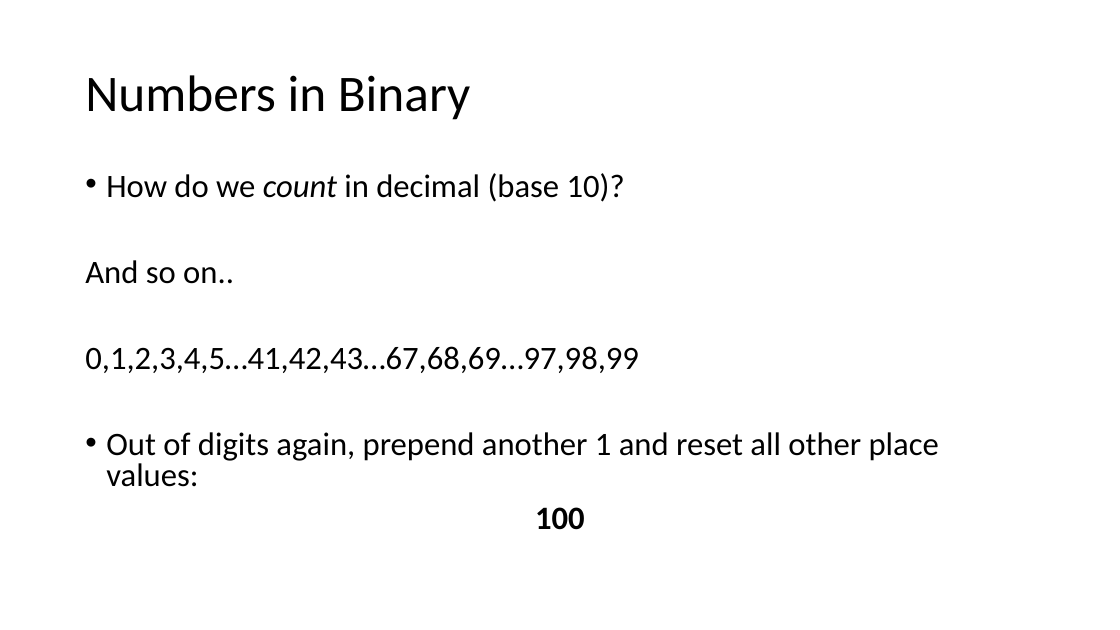
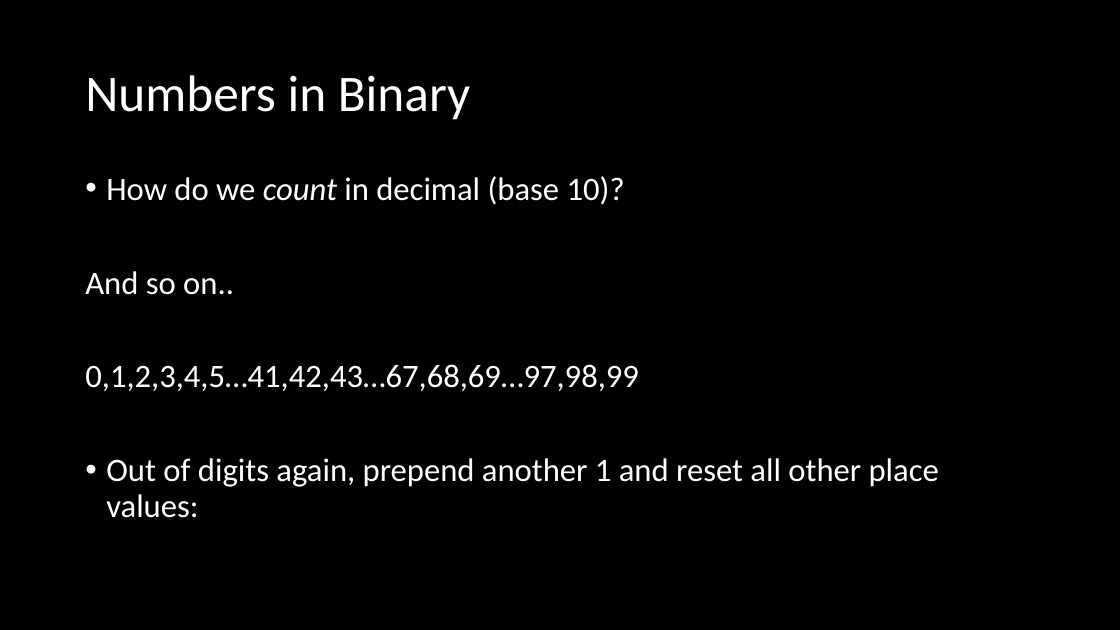
Before and after one commit to MrJoshGross/Course-Curricular-Material, a slide deck: slide 33 of wip/Lecture 3 - Representing Numbers in Binary.pptx. Drawn at 1120x630 pixels with LibreOffice and Linux fonts; fonts in the diff are those of the drawing. Boxes give left, top, right and bottom in pixels: in the first picture for what was removed or moved away, otherwise in the second. Text is boxed around its words. In the diff, an @@ line names an element or a change of style, - is before the commit and + after.

Commit message:
Update Lecture 3 - Representing Numbers in Binary.pptx
finished binary representation lecture

```diff
--- a/wip/Lecture 3 - Representing Numbers in Binary.pptx
+++ b/wip/Lecture 3 - Representing Numbers in Binary.pptx
@@ background #FFFFFF to #000000 @@
@@ title "Numbers in Binary" at bbox=[85, 75, 470, 120]: text colour #000000 to #FFFFFF @@
@@ text "How do we count in ..." at bbox=[85, 176, 939, 518]: text colour #000000 to #FFFFFF; line spacing 0.8 to 0.9 @@
@@ text at bbox=[535, 507, 585, 530]: paragraph removed @@
-100
```
Also in this commit, not shown: 106 other slides changed, 69 slides added.
